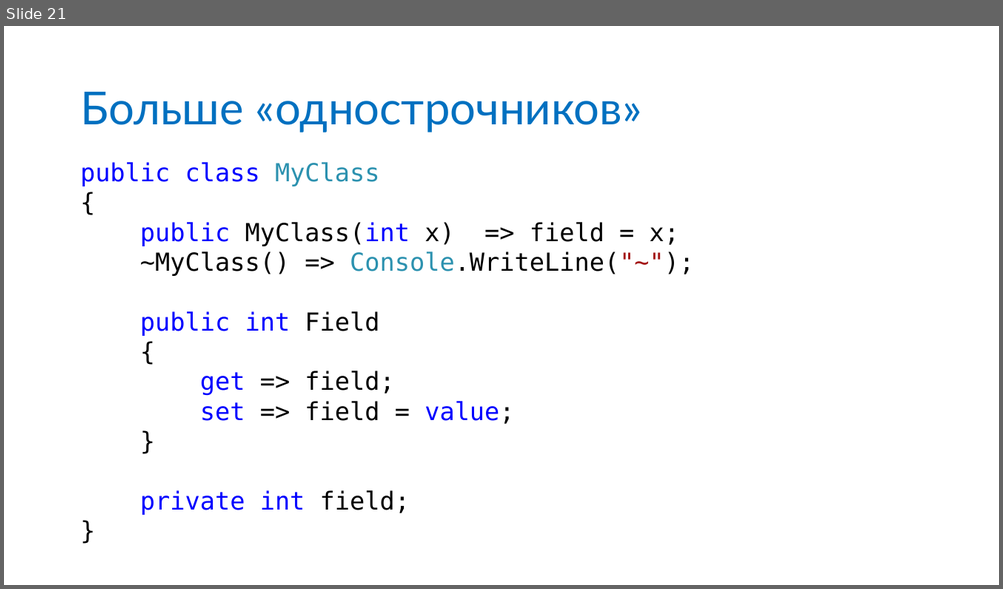
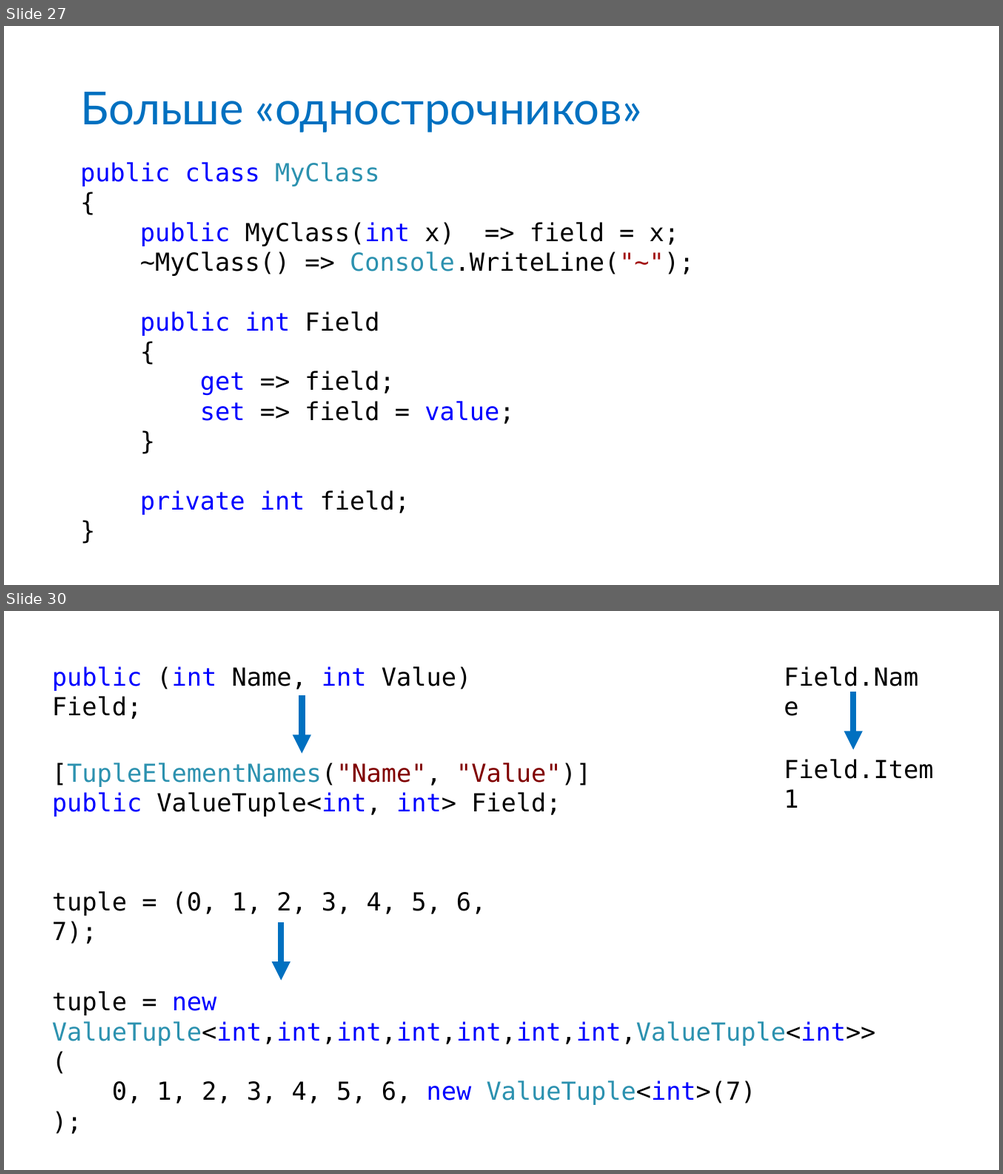
Before and after one commit to anaym/FC-CS7, a slide deck: CS7.pptx. Shown one above the other, each under a label of ours: slide 21 before the commit, slides 27 and 30 after it; the slides between them are not shown. The pictures are 1003x589 and 1003x1174 pixels, drawn with LibreOffice and Linux fonts; fonts in the diff are those of the drawing. Boxes give left, top, right and bottom in pixels: in the first picture for what was removed or moved away, otherwise in the second. Text is boxed around its words. In the diff, an @@ line names an element or a change of style, - is before the commit and + after.

```diff
--- a/CS7.pptx
+++ b/CS7.pptx
@@ slide 30 added at (4,611,999,1170), background #FFFFFF @@
@@ text added at (52,667,471,719), 24 pt, text #000000 @@
+public (int Name, int Value) Field;
@@ text added at (783,667,918,686), 24 pt, text #000000 @@
+Field.Name
@@ arrow added from (301, 695) to (301, 754), #0070C0 6 pt @@
@@ arrow added from (853, 692) to (853, 750), #0070C0 6 pt @@
@@ text added at (52,763,591,817), 24 pt, text #000000 @@
+[TupleElementNames("Name", "Value")]
+public ValueTuple<int, int> Field;
@@ text added at (783,759,933,779), 24 pt, text #000000 @@
+Field.Item1
@@ text added at (52,891,486,944), 24 pt, text #000000 @@
+tuple = (0, 1, 2, 3, 4, 5, 6, 7);
@@ arrow added from (281, 922) to (281, 980), #0070C0 6 pt @@
@@ text added at (52,991,876,1105), 24 pt, text #000000 @@
+tuple = new ValueTuple<int,int,int,int,int,int,int,ValueTuple<int>>
+(
+0, 1, 2, 3, 4, 5, 6, new ValueTuple<int>(7)
+);
@@ what was slide 21 is now slide 27 @@
```
Also in this commit, not shown: 3 slides changed, 8 other slides added, 1 slide removed, 5 other files.
